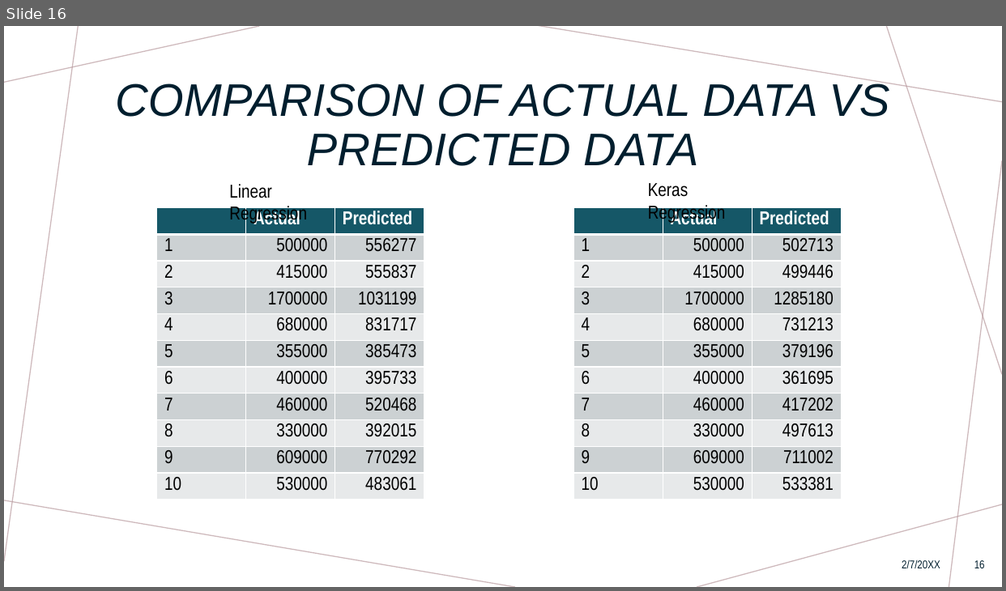
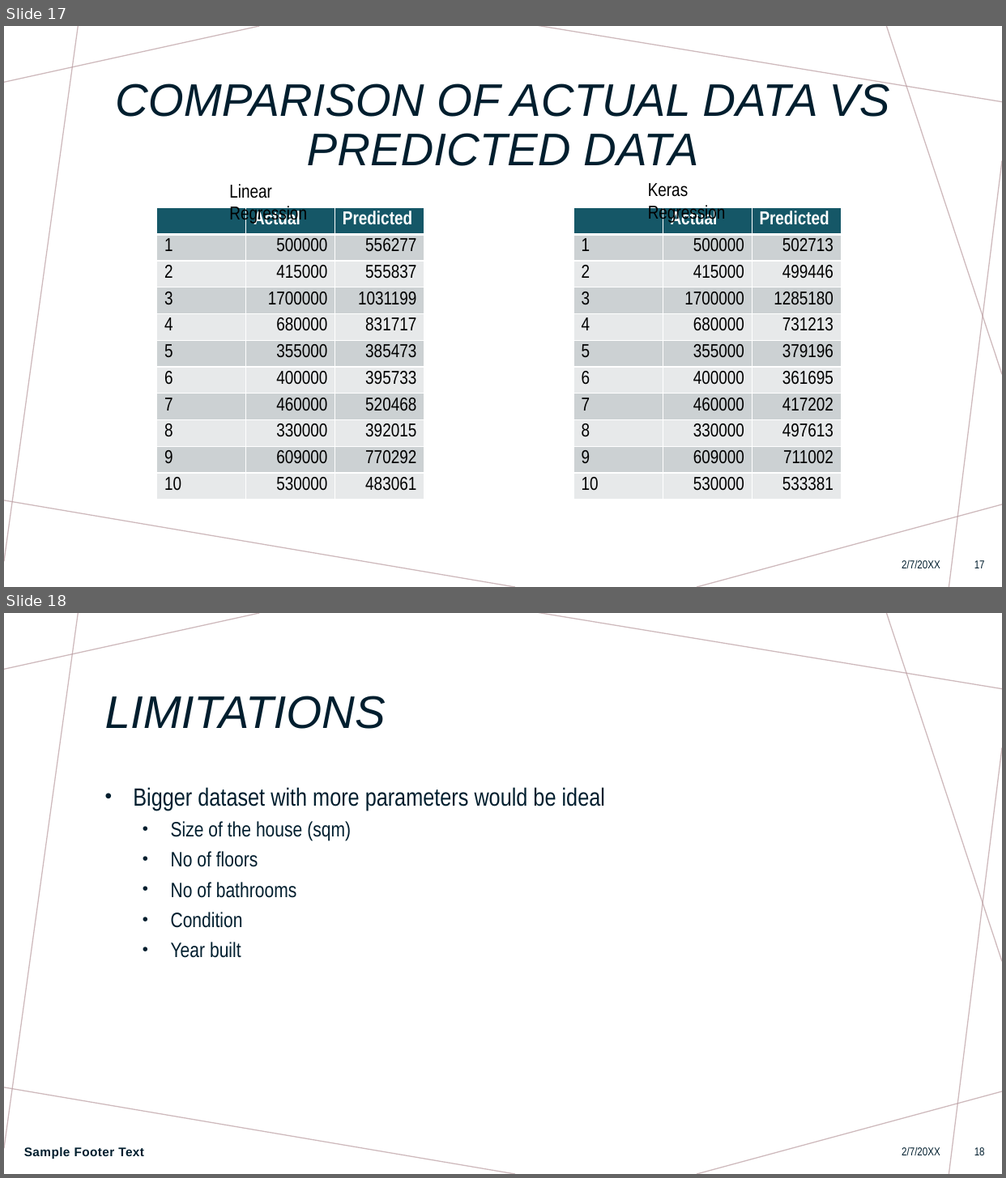
Before and after one commit to Anguyensfg/project-4, a slide deck: Project 4.pptx. Shown one above the other, each under a label of ours: slide 16 before the commit, slides 17 and 18 after it. The pictures are 1006x591 and 1006x1178 pixels, drawn with LibreOffice and Linux fonts; fonts in the diff are those of the drawing. Boxes give left, top, right and bottom in pixels: in the first picture for what was removed or moved away, otherwise in the second. Text is boxed around its words. In the diff, an @@ line names an element or a change of style, - is before the commit and + after.

```diff
--- a/Project 4.pptx
+++ b/Project 4.pptx
@@ slide 18 added at bbox=[4, 613, 1002, 1174], background #FFFFFF; not listed: 7 template elements that a slide beside it also shows @@
@@ title added at bbox=[105, 696, 386, 729], 44 pt, text #001E2E, italic @@
+LIMITATIONS
@@ text added at bbox=[133, 787, 605, 958], 20 pt, text #001E2E @@
+• Bigger dataset with more parameters would be ideal
+  • Size of the house (sqm)
+  • No of floors
+  • No of bathrooms
+  • Condition
+  • Year built
@@ text added at bbox=[24, 1148, 144, 1159], 12 pt, text #001E2E, bold @@
+Sample Footer Text
@@ text added at bbox=[901, 1148, 940, 1156], 11 pt, text #001E2E @@
+2/7/20XX
@@ page number added at bbox=[974, 1148, 985, 1156], 11 pt, text #001E2E @@
+18
@@ what was slide 16 is now slide 17 @@
@@ page number at bbox=[974, 561, 985, 569]: text changed @@
-16
+17
```
Also in this commit, not shown: 1 other slide added, 1 other file.
